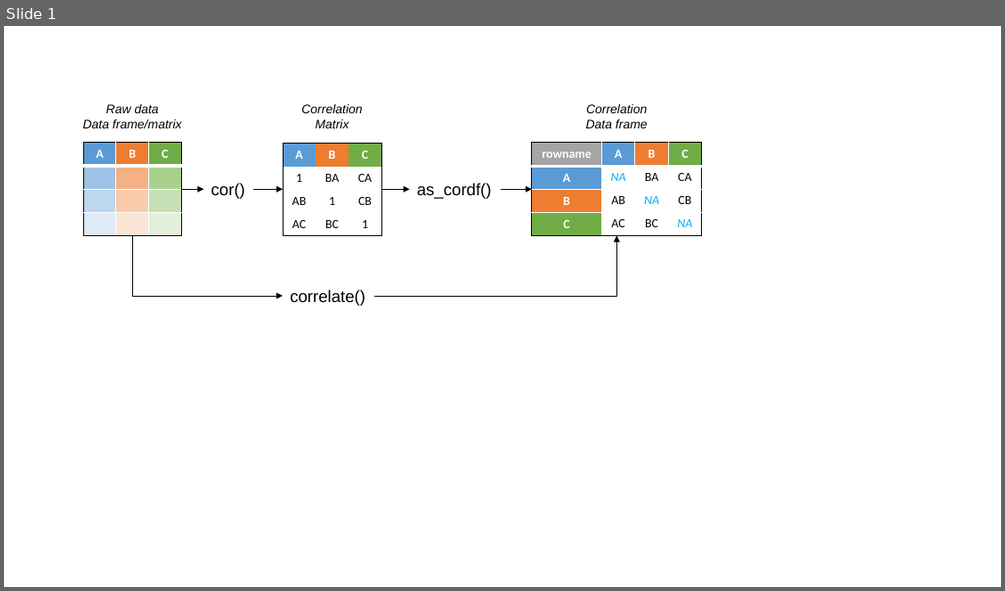
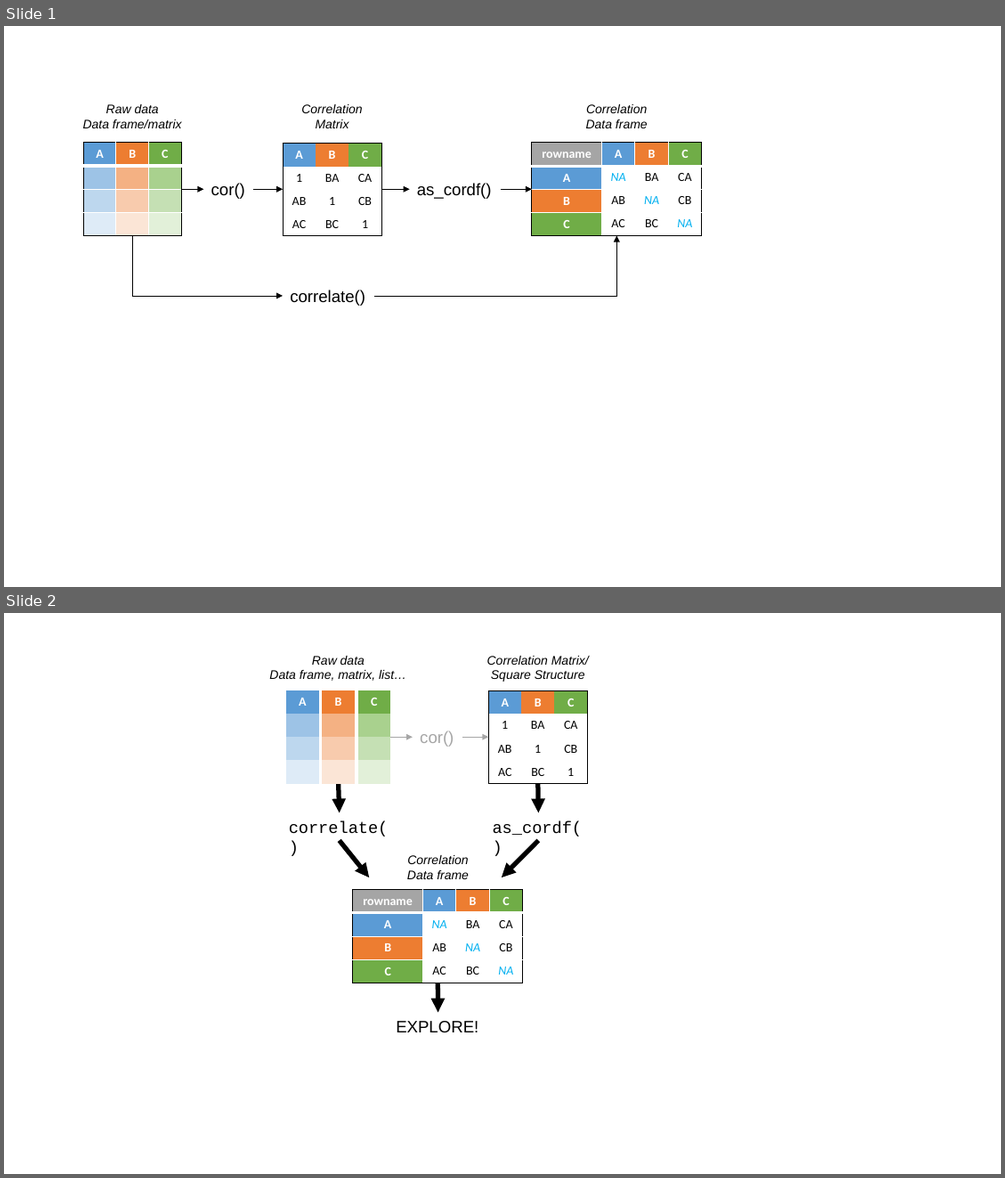
Before and after one commit to drsimonj/corrr-rstudio-conf, a slide deck: imgs/imgs.pptx. Shown one above the other, each under a label of ours: slide 1 before the commit, slides 1 and 2 after it. The pictures are 1005x591 and 1005x1178 pixels, drawn with LibreOffice and Linux fonts; fonts in the diff are those of the drawing. Boxes give left, top, right and bottom in pixels: in the first picture for what was removed or moved away, otherwise in the second. Text is boxed around its words. In the diff, an @@ line names an element or a change of style, - is before the commit and + after.

Commit message:
Overhaul to introducing "bald" data

```diff
--- a/imgs/imgs.pptx
+++ b/imgs/imgs.pptx
@@ slide 2 added at [4,613,1001,1174], background #FFFFFF @@
@@ text added at [269,656,406,681], 12 pt, text #000000, italic @@
+Raw data
+Data frame, matrix, list…
@@ text added at [487,656,589,682], 12 pt, text #000000, italic @@
+Correlation Matrix/
+Square Structure
@@ table added at [286,690,319,784], 4 rows, 1 columns @@
+A
+
+
+
@@ table added at [322,690,355,784], 4 rows, 1 columns @@
+B
+
+
+
@@ table added at [357,690,390,784], 4 rows, 1 columns @@
+C
+
+
+
@@ table added at [488,690,587,784], 4 rows, 3 columns @@
+A | B | C
+1 | BA | CA
+AB | 1 | CB
+AC | BC | 1
@@ arrow added from (390, 737) to (413, 737), #A6A6A6 1 pt @@
@@ text added at [420,730,453,747], 16 pt, text #A6A6A6 @@
+cor()
@@ arrow added from (462, 737) to (488, 737), #A6A6A6 1 pt @@
@@ arrow added from (339, 784) to (339, 812), #000000 4.5 pt @@
@@ arrow added from (538, 784) to (539, 812), #000000 4.5 pt @@
@@ text added at [289,821,388,836], 16 pt, text #000000 @@
+correlate()
@@ text added at [493,821,582,836], 16 pt, text #000000 @@
+as_cordf()
@@ arrow added from (339, 840) to (369, 877), #000000 4.5 pt @@
@@ arrow added from (539, 840) to (502, 877), #000000 4.5 pt @@
@@ text added at [407,855,469,879], 12 pt, text #000000, italic @@
+Correlation
+Data frame
@@ table added at [353,890,525,983], 4 rows, 4 columns @@
+rowname | A | B | C
+A | NA | BA | CA
+B | AB | NA | CB
+C | AC | BC | NA
@@ arrow added from (437, 983) to (437, 1013), #000000 4.5 pt @@
@@ text added at [396,1021,478,1032], 16 pt, text #000000 @@
+EXPLORE!
```
Also in this commit, not shown: 2 other slides added, 10 other files.
